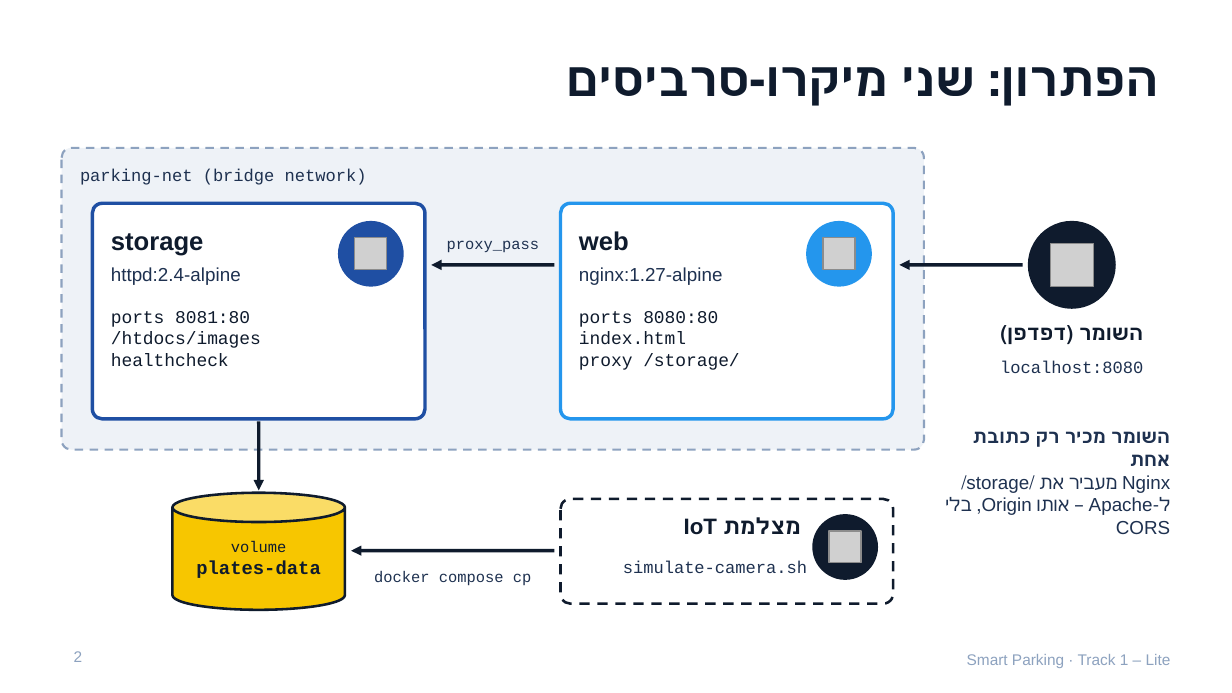
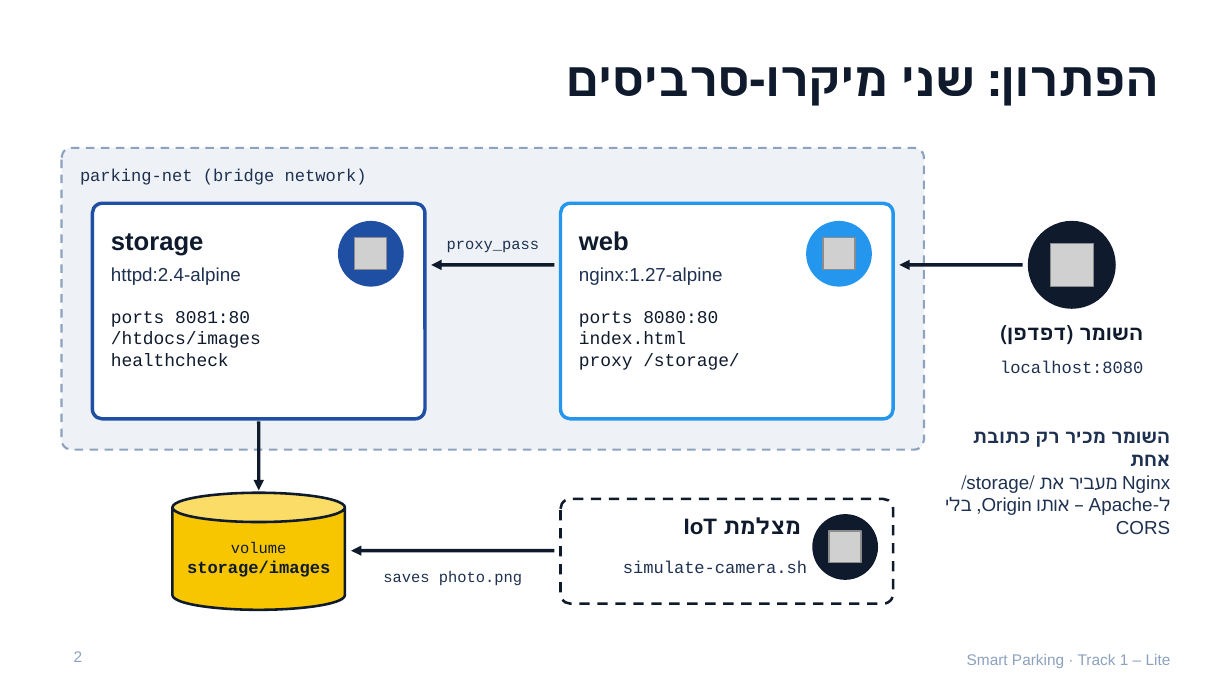
Before and after one commit to trigaloitay-ship-it/smart-parking-tracker, a slide deck: slide 2 of docs/Smart-Parking-Presentation.pptx. Drawn at 1232x693 pixels with LibreOffice and Linux fonts; fonts in the diff are those of the drawing; grey boxes stand for pictures. Boxes give left, top, right and bottom in pixels: in the first picture for what was removed or moved away, otherwise in the second. Text is boxed around its words. In the diff, an @@ line names an element or a change of style, - is before the commit and + after.

```diff
--- a/docs/Smart-Parking-Presentation.pptx
+++ b/docs/Smart-Parking-Presentation.pptx
@@ text at (187, 560, 330, 577): text changed; size 11 to 10 pt @@
-plates-data
+storage/images
@@ text at (383, 571, 522, 586): text changed @@
-docker compose cp
+saves photo.png
```
Also in this commit, not shown: 3 other slides changed, 23 other files.
